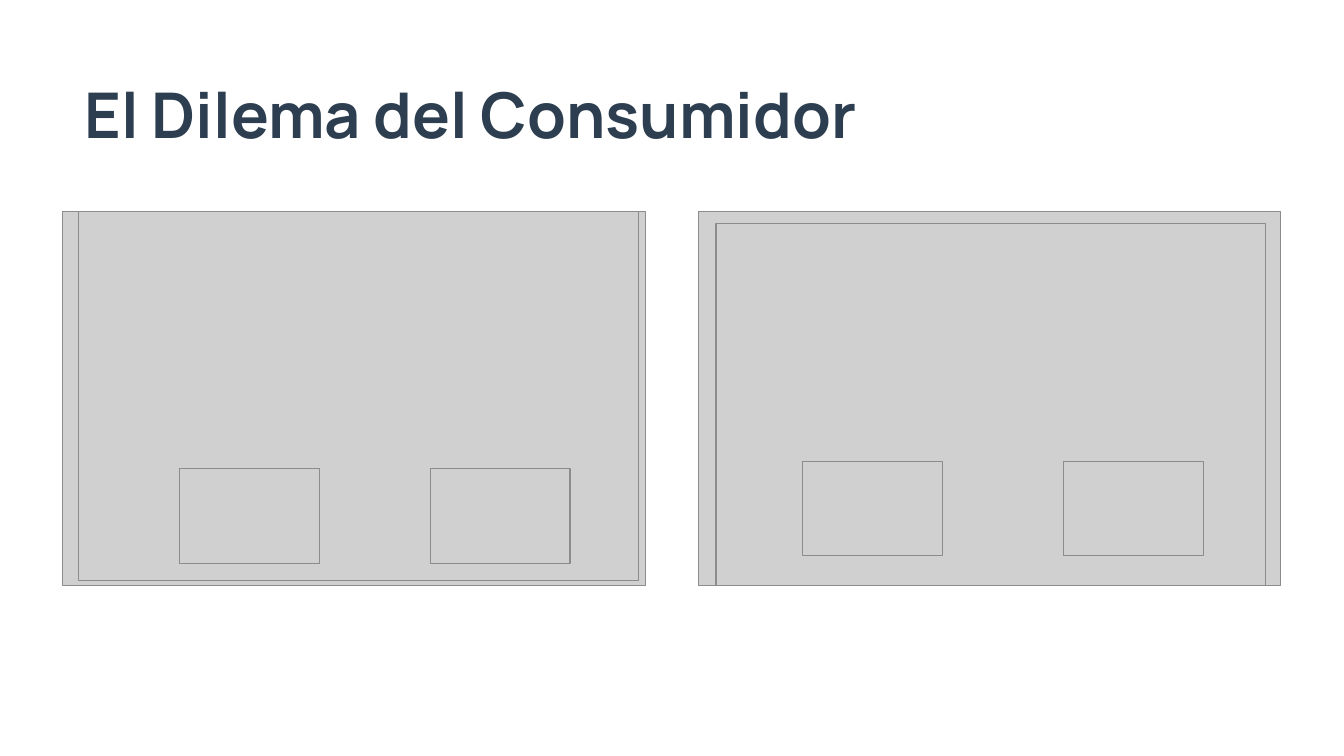
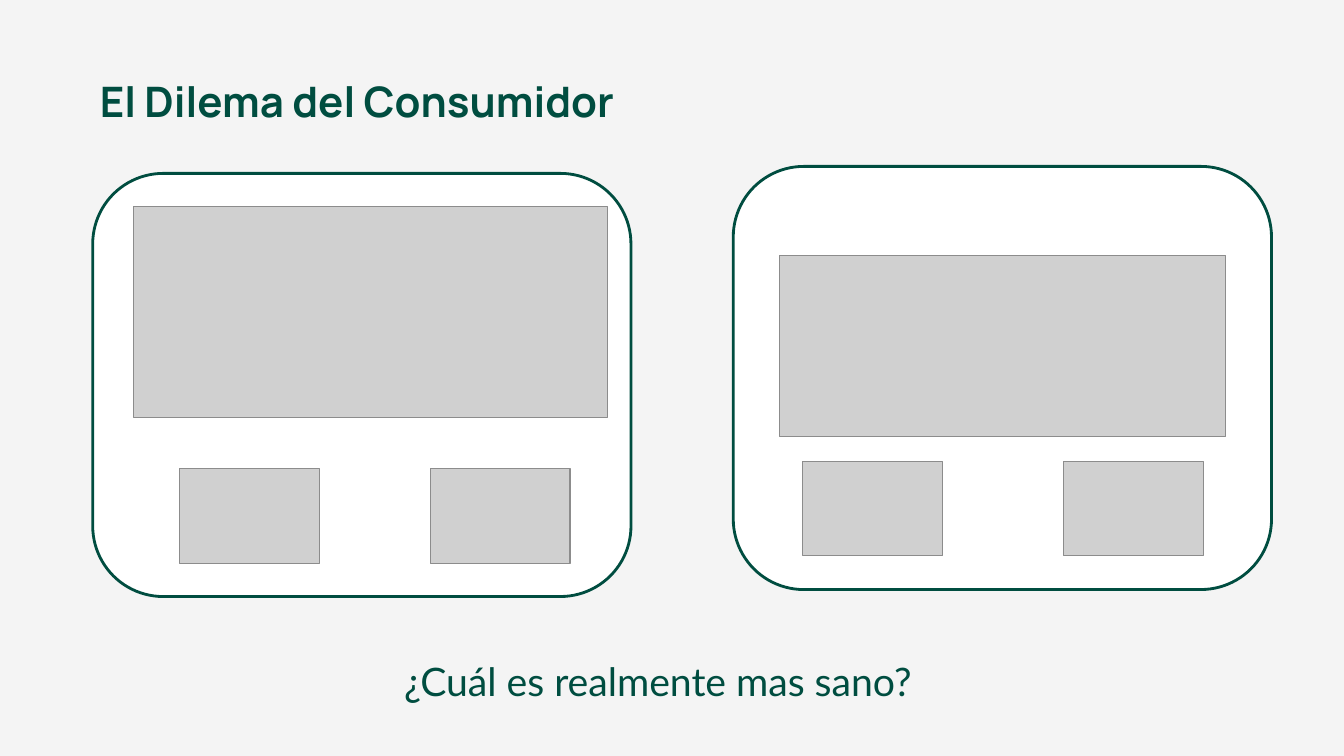
Before and after one commit to SergioMartinezRico/EDA_Nutriscore_NOVA, a slide deck: slide 3 of Análisis NutriScore vs NOVA.pptx. Drawn at 1344x756 pixels with LibreOffice and Linux fonts; fonts in the diff are those of the drawing; grey boxes stand for pictures. Boxes give left, top, right and bottom in pixels: in the first picture for what was removed or moved away, otherwise in the second. Text is boxed around its words. In the diff, an @@ line names an element or a change of style, - is before the commit and + after.

```diff
--- a/Análisis NutriScore vs NOVA.pptx
+++ b/Análisis NutriScore vs NOVA.pptx
@@ background #FFFFFF to #F4F4F4 @@
@@ text "El Dilema del Consumidor" at box(100, 86, 614, 118): size 45 to 30 pt, text colour #2C3E50 to #004D40 @@
@@ rounded rectangle added at box(93, 173, 631, 597), fill #FFFFFF, outline #004D40 2 pt @@
@@ rounded rectangle added at box(733, 166, 1271, 590), fill #FFFFFF, outline #004D40 2 pt @@
@@ picture added at box(134, 207, 608, 417) @@
@@ picture removed at box(63, 212, 645, 586) @@
@@ picture removed at box(79, 212, 639, 581) @@
@@ picture removed at box(699, 212, 1281, 586) @@
@@ picture removed at box(716, 224, 1265, 586) @@
@@ picture added at box(779, 255, 1226, 437) @@
@@ text added at box(404, 667, 912, 703), 28 pt, text #004D40 @@
+¿Cuál es realmente mas sano?
```
Also in this commit, not shown: 14 other slides changed, 3 slides added, 3 slides removed.
